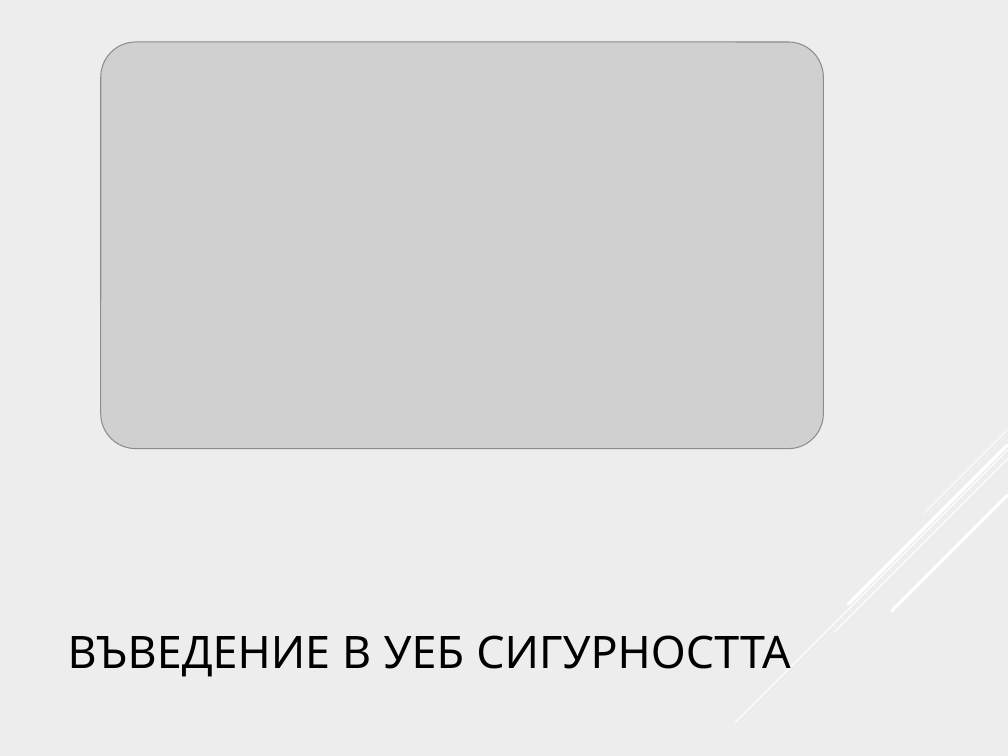
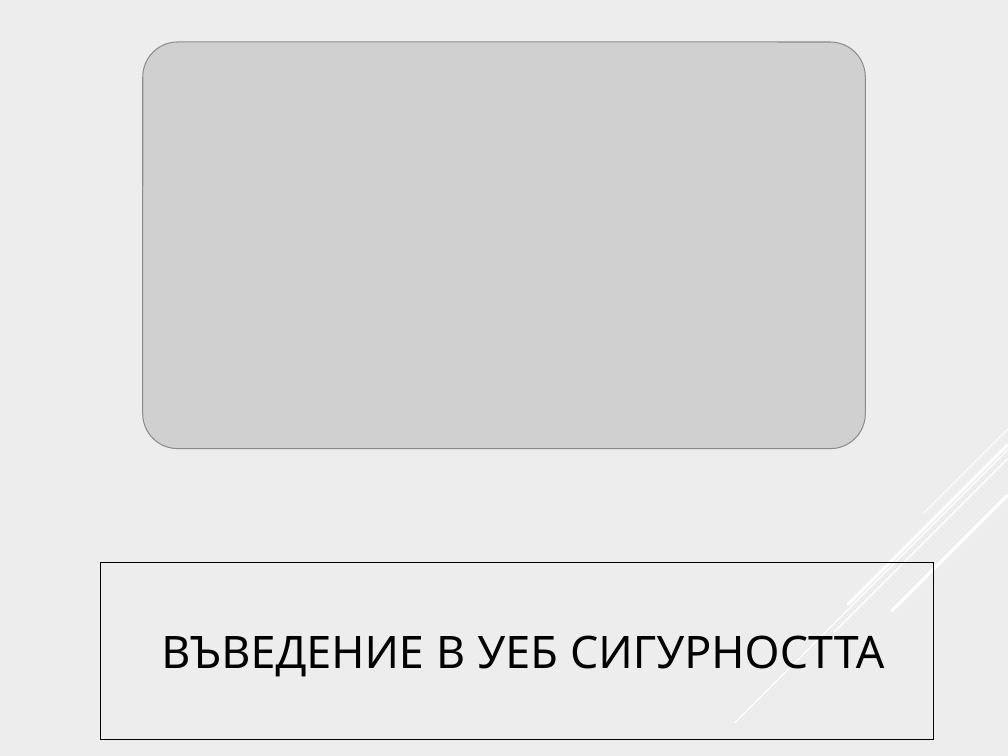
Before and after one commit to pgee-dzi2024/Theme_2501, a slide deck: slide 2 of dr/Защита.pptx. Drawn at 1008x756 pixels with LibreOffice and Linux fonts; fonts in the diff are those of the drawing; grey boxes stand for pictures. Boxes give left, top, right and bottom in pixels: in the first picture for what was removed or moved away, otherwise in the second. Text is boxed around its words. In the diff, an @@ line names an element or a change of style, - is before the commit and + after.

```diff
--- a/dr/Защита.pptx
+++ b/dr/Защита.pptx
@@ picture: place and size @@
-picture at [101,42,824,449]
+picture at [143,42,866,449]
@@ title "ВЪВЕДЕНИЕ В УЕБ СИГУРНОСТТА": place and size @@
-title "ВЪВЕДЕНИЕ В УЕБ СИГУРНОСТТА" at [68,635,790,677]
+title "ВЪВЕДЕНИЕ В УЕБ СИГУРНОСТТА" at [101,562,933,739]
@@ title "ВЪВЕДЕНИЕ В УЕБ СИГУРНОСТТА" at [101,562,933,739]: outline none to #000000 0.75 pt @@
```
Also in this commit, not shown: 3 other slides changed, 6 slides added, 5 slides removed, 3 other files.
